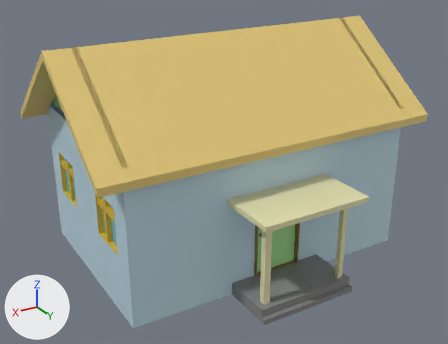
Before and after pictures for a commit that changed the Blender file assets/models/builds/house1.blend.
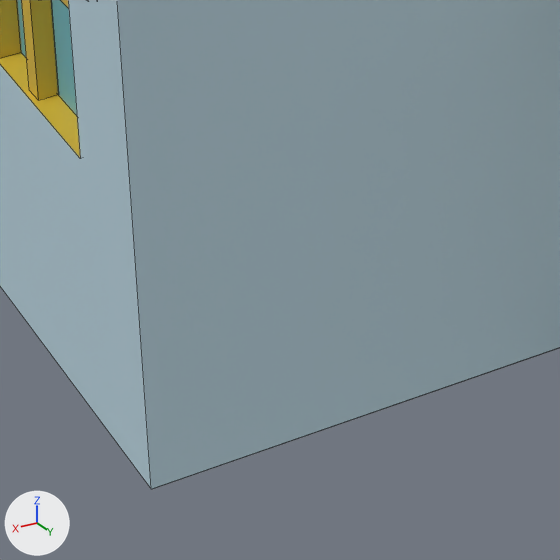
Old and new are each drawn whole from a 50 mm lens placed at (12.38, 20.74, 13.45), pointed at (0.59, 1.08, 3.62) and again close up on the part from 22% to 50% of the width and 64% to 100% of the height. Lighting does not change. The marker at lower left points along +X, +Y and +Z. The close-ups show mesh edges as thin lines.

Objects in the first close-up: 'main'.
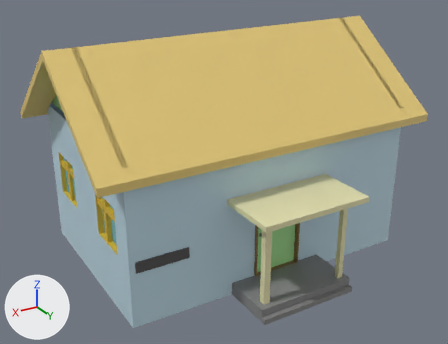
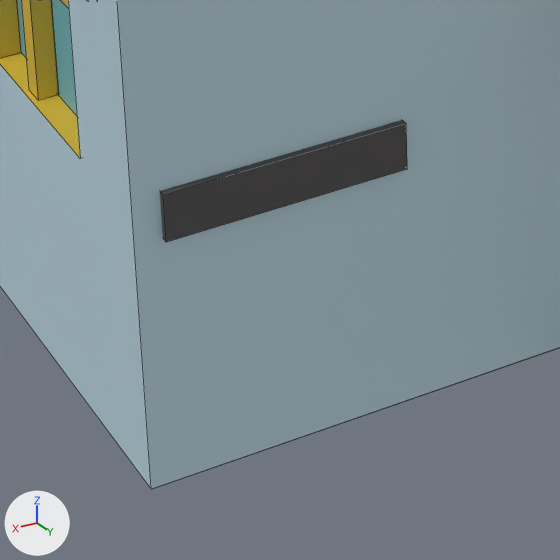
Changed parts and their boxes (x1, y1, x2, y2) in the close-ups (560 x 560 px):
'info', added: after (160, 120, 407, 242)

Edits to the bpy script that builds the scene:
```text
Add mat_info:
    mat_info = principled_material('info')
    mat_info.base_color = (0.0835, 0.079, 0.079)  # dark grey #524f4f
Add me_cube:
    me_cube.from_pydata(...)  # a box spanning x -1.0..1.0, y -1.0..1.0, z 0.0..2.0
    me_cube.materials.append(mat_info)  # dark grey #524f4f
Add ob_info:
    ob_info = bpy.data.objects.new('info', me_cube)
    ob_info.location = (4.775, 3.989, 2.169)
    ob_info.scale = (1.0, 0.0768, 0.2)
```
